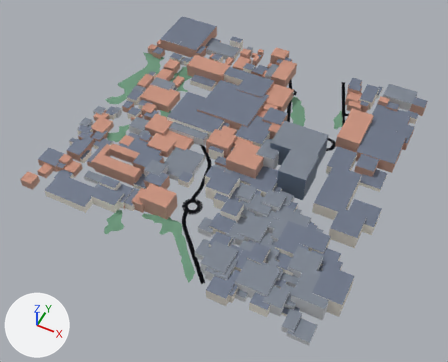
Renders of the glTF model assets/nantes/tiles/tile_2_1_lod1.glb from each side of a commit.
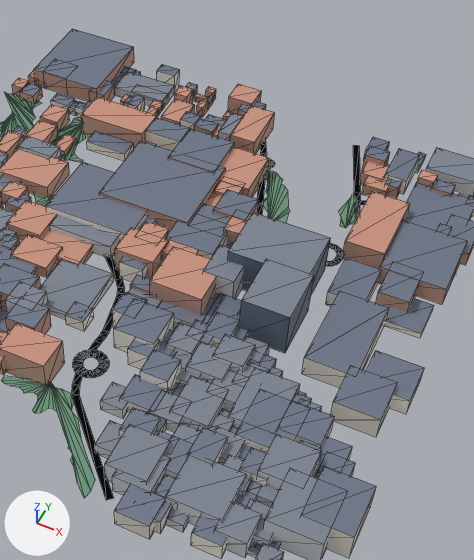
Old and new are each drawn whole from a 50 mm camera at (-148.0, 277.0, 610.0) aimed at (-392.0, 764.0, 2.0) and again close up on the part from 31% to 92% of the width and 0% to 88% of the height. The lights are fixed; the arrows at lower left show +X, +Y and +Z. The last two pictures show the newer version. The close-ups show mesh edges as thin lines. Where no turn or scale is listed for an object, it has been applied to the vertices. Vertices at exactly the same position are counted once.

The first close-up shows 'TileRoot'.
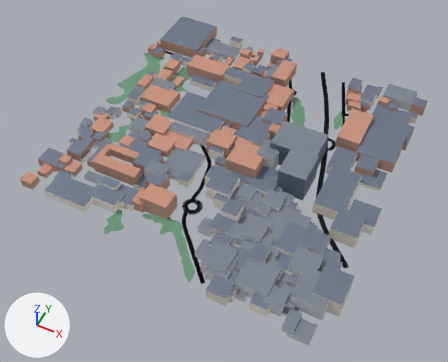
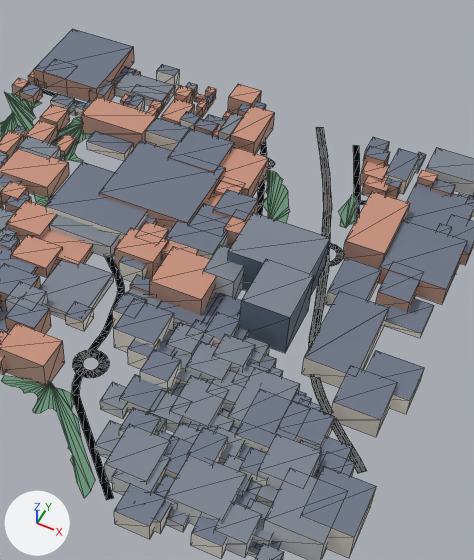
Boxes (x1, y1, x2, y2) around the edits, measured in the close-ups (474 x 560 px):
```json
{"part": 1, "of": "me_nantestile", "change": "added", "after": [310, 308, 323, 338]}
{"part": 2, "of": "me_nantestile", "change": "added", "after": [323, 181, 332, 210]}
{"part": 3, "of": "me_nantestile", "change": "added", "after": [320, 157, 330, 181]}
{"part": 4, "of": "me_nantestile", "change": "built on", "before": [269, 159, 360, 222], "after": [42, 89, 367, 473]}
{"part": 5, "of": "me_nantestile", "change": "added", "after": [72, 395, 113, 500]}
```

Scene script edits in JSON lines:
```json
{"op": "add", "block": "mat_mat_tram", "code": ["mat_mat_tram = principled_material('mat_tram')", "mat_mat_tram.base_color = (0.76, 0.8, 0.86)  # white #e2e7ef", "mat_mat_tram.metallic = 0.92", "mat_mat_tram.roughness = 0.22"]}
{"op": "add", "block": "mat_mat_tram_bed", "code": ["mat_mat_tram_bed = principled_material('mat_tram_bed')", "mat_mat_tram_bed.base_color = (0.34, 0.37, 0.41)  # grey #9ea4ac", "mat_mat_tram_bed.metallic = 0.05", "mat_mat_tram_bed.roughness = 0.86"]}
{"block": "me_nantestile", "where": "# used by ob_tileroot; location = (-400.9, 803.0, 37.2)"}
{"op": "remove", "block": "me_nantestile", "code": "me_nantestile.from_pydata(...)  # 2632 vertices, 2876 faces; spans x -213.0..213.0, y -216.0..216.0, z -21.0..21.0"}
{"op": "add", "block": "me_nantestile", "code": "me_nantestile.from_pydata(...)  # 3087 vertices, 3192 faces; spans x -213.0..213.0, y -216.0..216.0, z -21.0..21.0"}
{"block": "me_nantestile", "change": "me_nantestile part 1: the loose piece of 6 vertices spanning x 10.0..26.0, y 147.0..173.0, z -11.0..-10.0 is copied, and the copy is turned -11.7 degrees about the z axis through its middle and scaled by 1.09, then moved by (110.0, -164.0, -4.0), in mat_mat_tram_bed (grey #9ea4ac); it spans x 122.0..135.0, y -19.0..10.0, z -15.0..-14.0"}
{"block": "me_nantestile", "change": "me_nantestile part 2: the loose piece of 6 vertices spanning x 10.0..26.0, y 147.0..173.0, z -11.0..-10.0 is copied, and the copy is multiplied about its middle by the matrix ((1.278, 0.077, -0.001), (-0.077, 1.278, 0.003), (0.002, -0.003, 1.28)), then moved by (70.0, -34.0, -2.0), in mat_mat_tram_bed (grey #9ea4ac); it spans x 79.0..97.0, y 109.0..142.0, z -13.0..-12.0"}
{"block": "me_nantestile", "change": "me_nantestile part 3: the loose piece of 6 vertices spanning x 10.0..26.0, y 147.0..173.0, z -11.0..-10.0 is copied, and the copy is scaled about its middle by (1.12, 1.13, 1.47), then moved by (57.0, -5.0, -1.0), in mat_mat_tram_bed (grey #9ea4ac); it spans x 67.0..85.0, y 140.0..169.0, z -12.0..-11.0"}
{"block": "me_nantestile", "change": "me_nantestile part 4: 2 vertices moved within x 32.0..110.0, y 128.0..141.0, z -13.0..-11.0; 5 vertices removed from x 32.0..110.0, y 128.0..141.0, z -13.0..-11.0; 434 vertices added at x -207.0..202.0, y -111.0..203.0, z -18.0..-10.0"}
{"block": "me_nantestile", "change": "me_nantestile part 5: 8 vertices added at x 13.0..57.0, y -192.0..-146.0, z -18.0..-17.0"}
{"op": "add", "block": "me_nantestile", "code": "me_nantestile.materials.append(mat_mat_tram_bed)  # grey #9ea4ac"}
{"op": "add", "block": "me_nantestile", "code": "me_nantestile.materials.append(mat_mat_tram)  # white #e2e7ef"}
```
